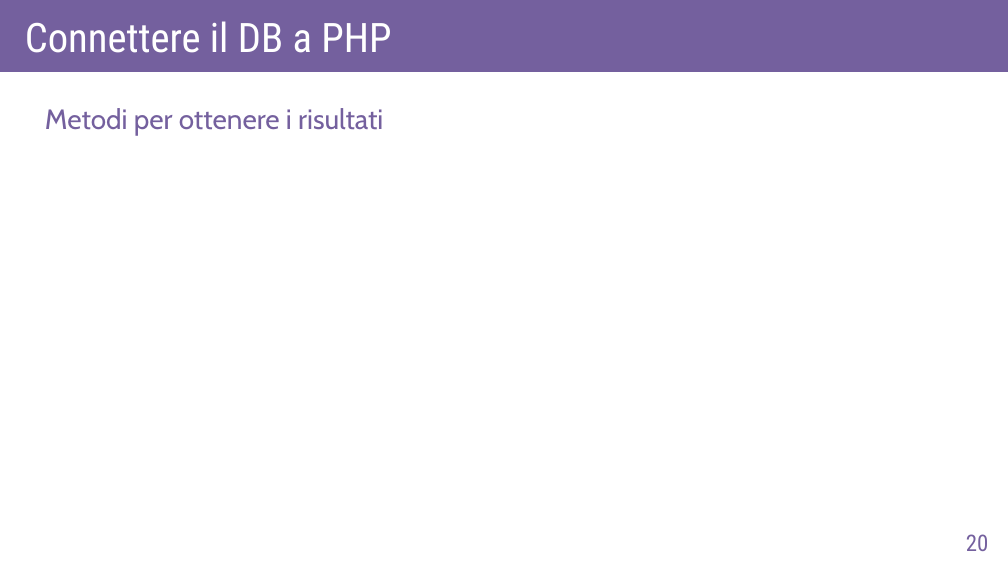
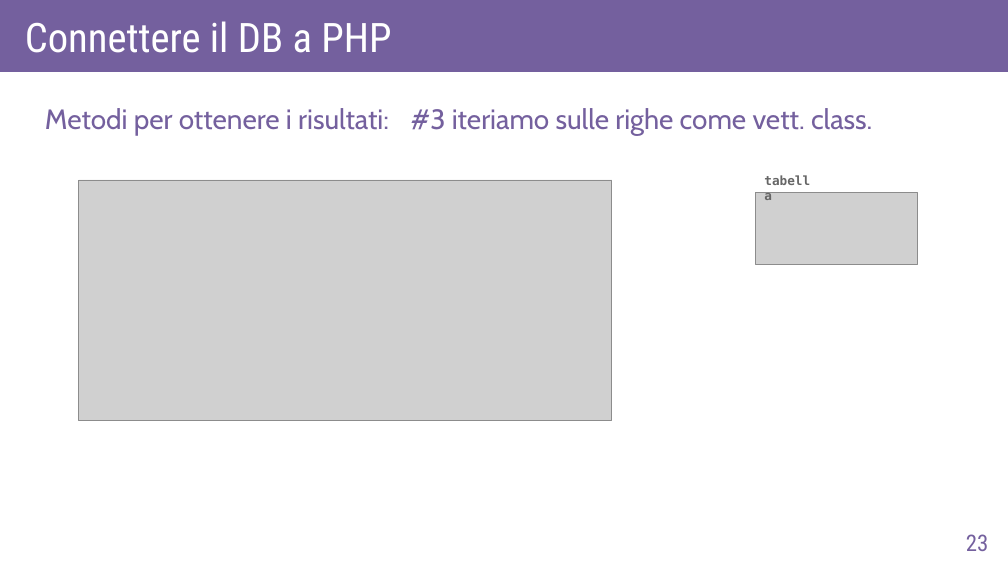
Before and after one commit to AlexF1789/corsoPHP, a slide deck: slide 23 of slide_odp/lez6.odp (slide 20 before the commit). Drawn at 1008x567 pixels with LibreOffice and Linux fonts; fonts in the diff are those of the drawing; grey boxes stand for pictures. Boxes give left, top, right and bottom in pixels: in the first picture for what was removed or moved away, otherwise in the second. Text is boxed around its words. In the diff, an @@ line names an element or a change of style, - is before the commit and + after.

```diff
--- a/slide_odp/lez6.odp
+++ b/slide_odp/lez6.odp
@@ text at [45,108,872,135]: text changed @@
-Metodi per ottenere i risultati
+Metodi per ottenere i risultati: #3 iteriamo sulle righe come vett. class.
@@ text added at [756,168,827,207], 10 pt, text #666666, bold @@
+tabella
@@ picture added at [79,180,612,421] @@
@@ picture added at [756,193,918,264] @@
@@ page number at [966,534,989,551]: text changed @@
-20
+23
```
Also in this commit, not shown: 9 other slides changed, 5 slides added, 5 other files.
